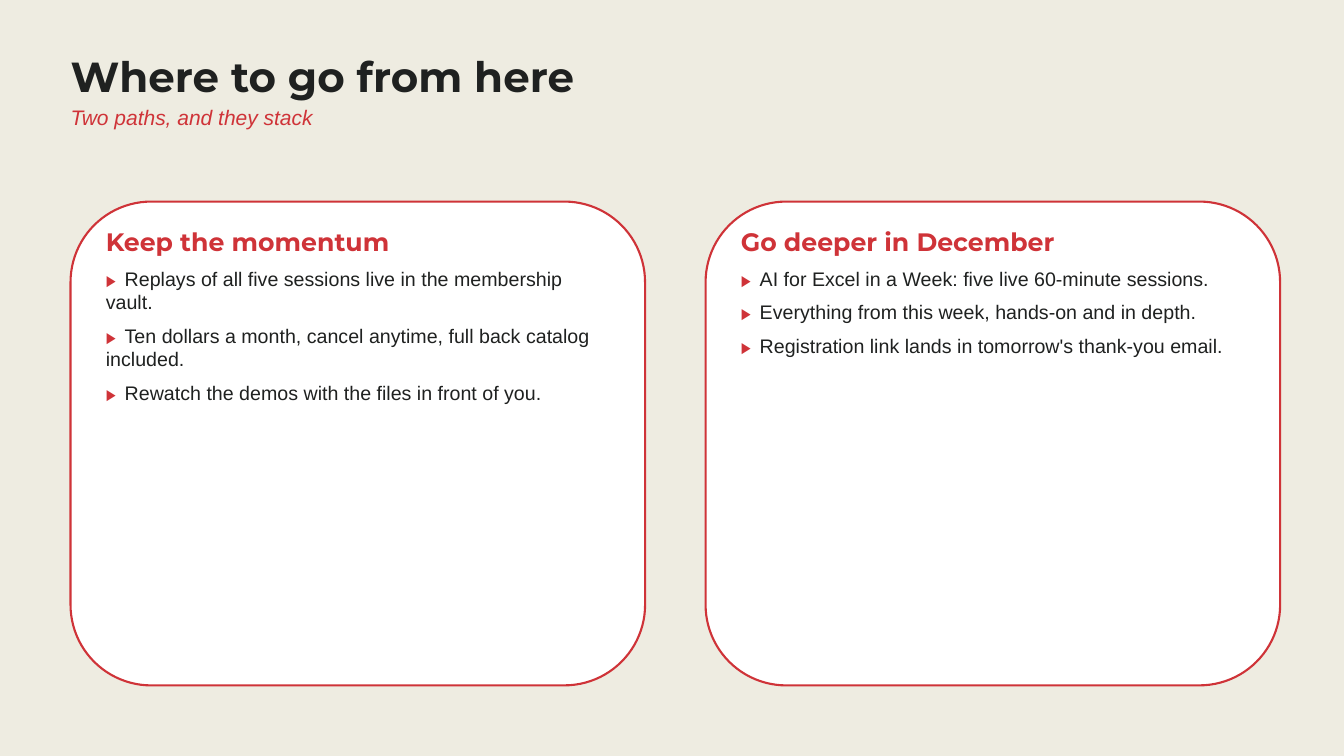
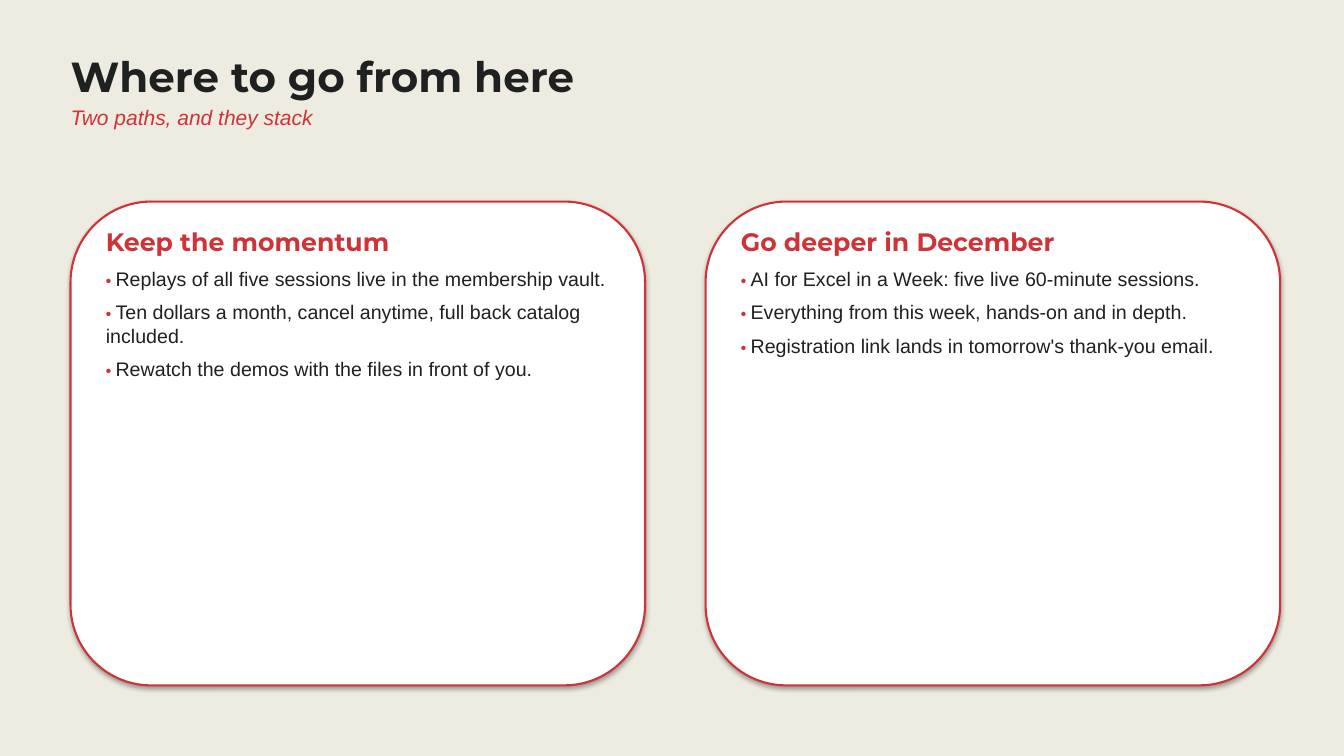
Before and after one commit to stringfestdata/guerilla-ai-for-excel, a slide deck: slide 8 of Day 5/Guerrilla AI - Day 5 - Slides.pptx. Drawn at 1344x756 pixels with LibreOffice and Linux fonts; fonts in the diff are those of the drawing. Boxes give left, top, right and bottom in pixels: in the first picture for what was removed or moved away, otherwise in the second. Text is boxed around its words. In the diff, an @@ line names an element or a change of style, - is before the commit and + after.

```diff
--- a/Day 5/Guerrilla AI - Day 5 - Slides.pptx
+++ b/Day 5/Guerrilla AI - Day 5 - Slides.pptx
@@ rounded rectangle at [71, 202, 645, 686]: shadow on @@
@@ rounded rectangle at [706, 202, 1280, 686]: shadow on @@
@@ text at [106, 271, 605, 380]: text changed @@
-▶ Replays of all five sessions live in the membership vault.
-▶ Ten dollars a month, cancel anytime, full back catalog included.
-▶ Rewatch the demos with the files in front of you.
+• Replays of all five sessions live in the membership vault.
+• Ten dollars a month, cancel anytime, full back catalog included.
+• Rewatch the demos with the files in front of you.
@@ text at [751, 271, 1213, 357]: text changed @@
-▶ AI for Excel in a Week: five live 60-minute sessions.
-▶ Everything from this week, hands-on and in depth.
-▶ Registration link lands in tomorrow's thank-you email.
+• AI for Excel in a Week: five live 60-minute sessions.
+• Everything from this week, hands-on and in depth.
+• Registration link lands in tomorrow's thank-you email.
```
Also in this commit, not shown: 7 other slides changed, 1 slide added, 1 slide removed, 11 other files.
